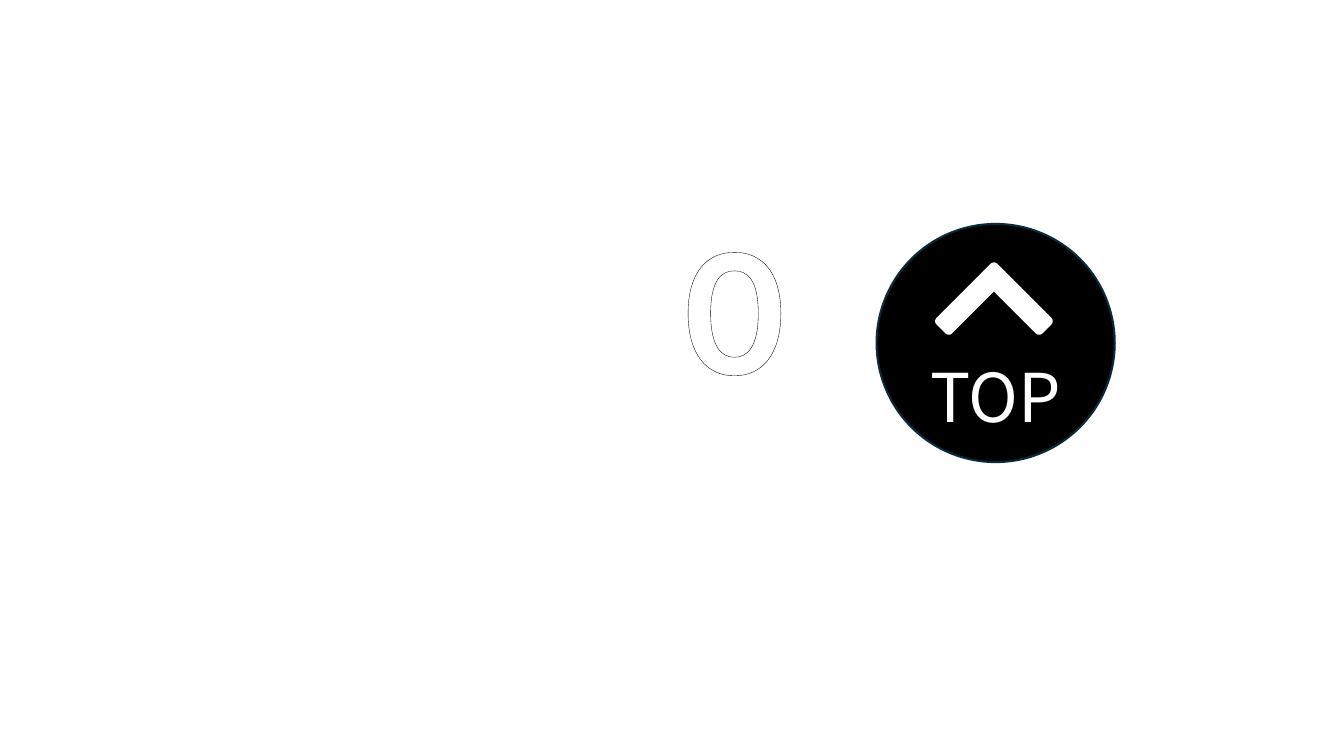
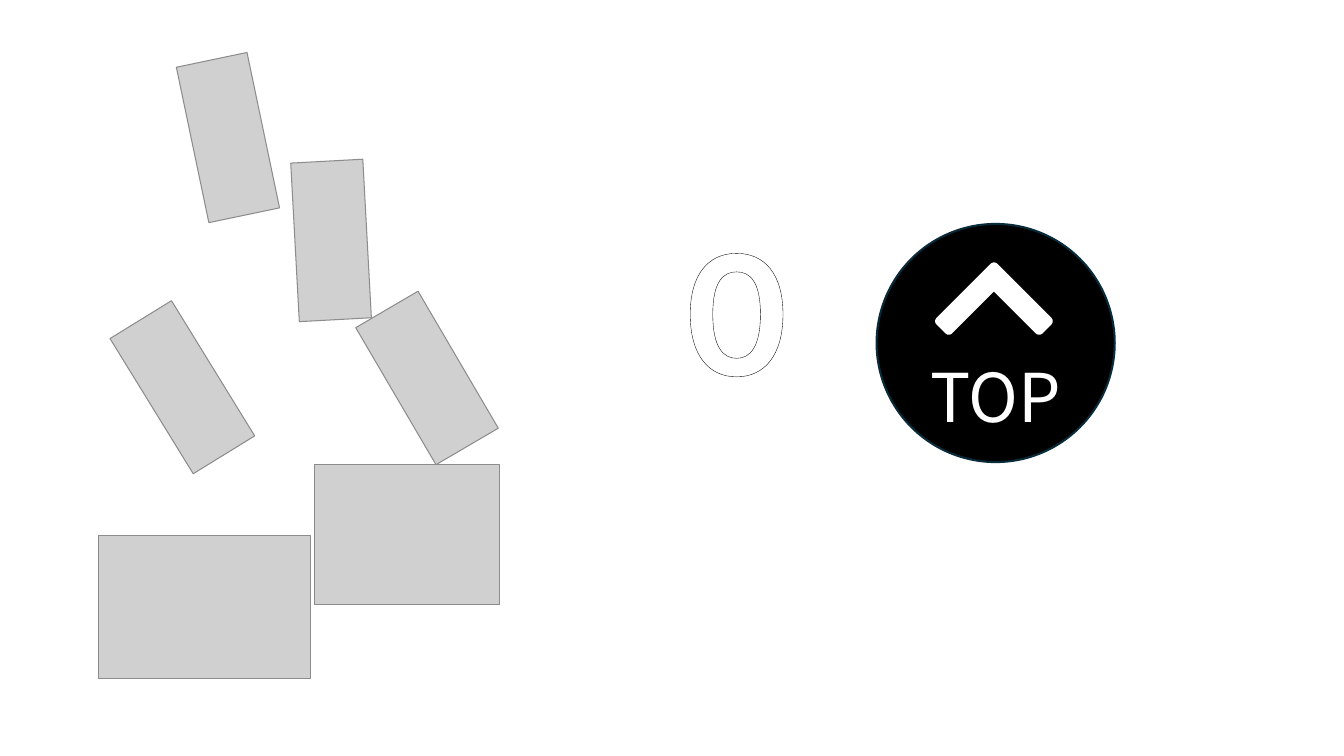
Before and after one commit to dan0228/Four_Tiles_Mahjong, a slide deck: slide 3 of Picture/図作成用.pptx. Drawn at 1344x756 pixels with LibreOffice and Linux fonts; fonts in the diff are those of the drawing; grey boxes stand for pictures. Boxes give left, top, right and bottom in pixels: in the first picture for what was removed or moved away, otherwise in the second. Text is boxed around its words. In the diff, an @@ line names an element or a change of style, - is before the commit and + after.

```diff
--- a/Picture/図作成用.pptx
+++ b/Picture/図作成用.pptx
@@ group added at box(99, 53, 500, 680): 6 pictures @@
```
Also in this commit, not shown: 1 slide added, 4 other files.
